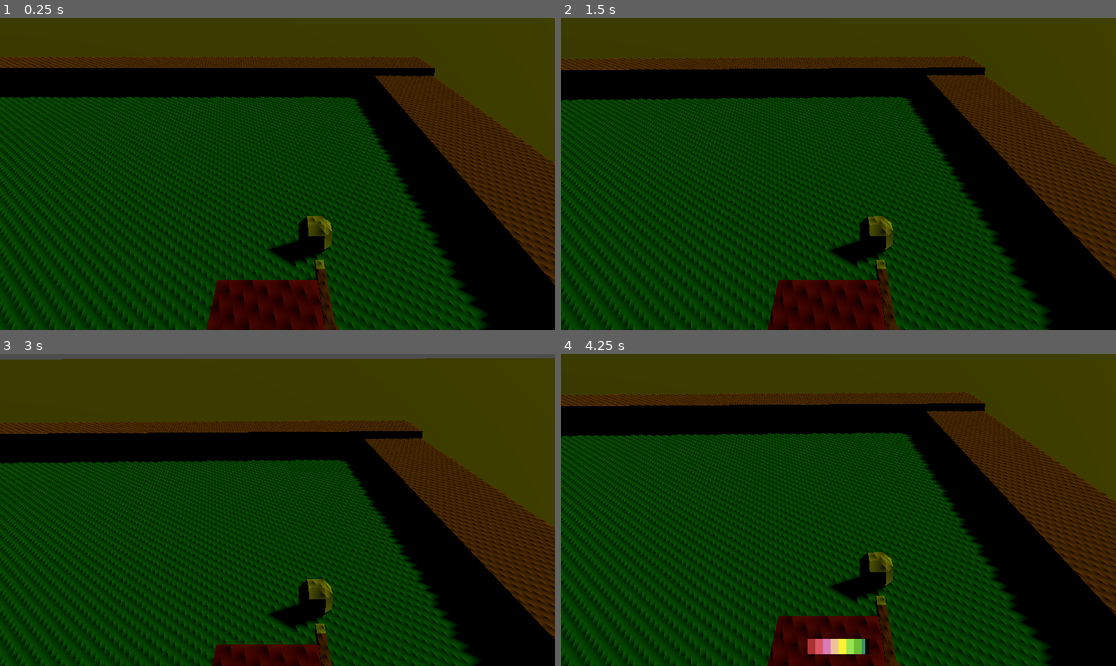
Above: before the commit, frames 1-4 (two rows, left to right).
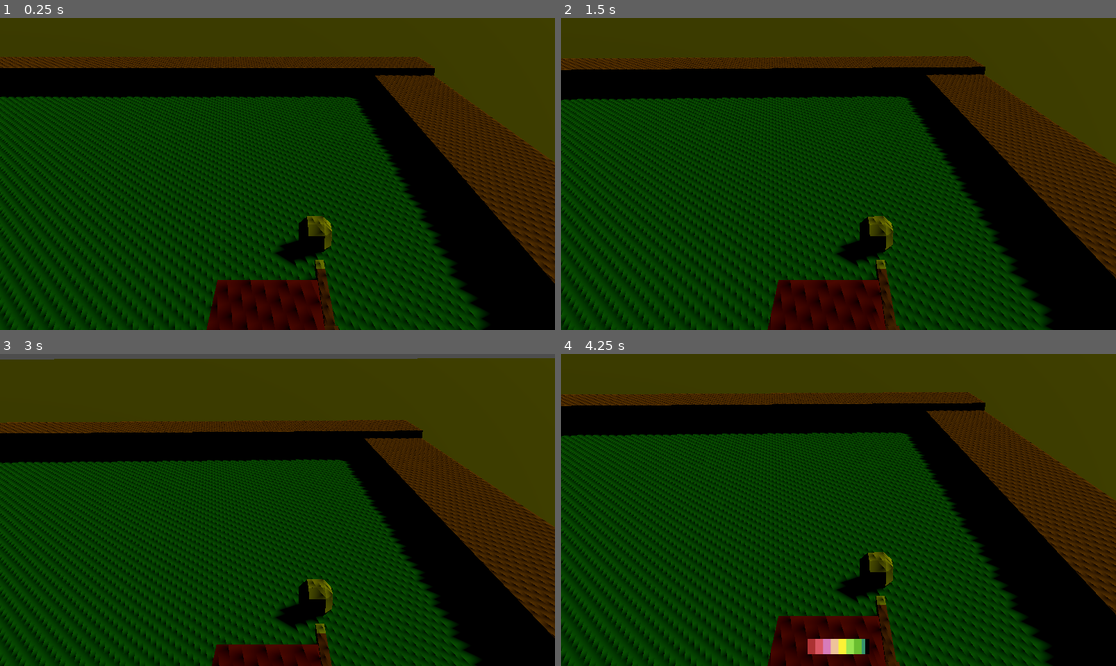
Above: after the commit, the same moments.

Repository: mathew-tran/billiards3d
Game: Godot game, scene res://Scenes/Main.tscn
Same seed, same stepped clock (60 frames per second), same inputs: the game is played once before the commit and once after it.
Inputs (mouse positions are in pixels of both pictures, inside the frame that each line leads up to):
- Up to frame 1 (0.25 s): no input
- Up to frame 2 (1.5 s): tap Enter at 0.5 s; move the mouse to (960, 158) at 0.52 s; click (960, 158) at 0.6 s; move the mouse to (727, 189) at 1.27 s; right-click (727, 189) at 1.35 s
- Up to frame 3 (3 s): tap Space at 2 s; move the mouse to (333, 441) at 2.02 s; tap Mouse wheel down (scroll_down) at 2.1 s; tap Enter at 2.75 s; move the mouse to (249, 572) at 2.77 s; tap Mouse wheel up (scroll_up) at 2.85 s
- Up to frame 4 (4.25 s): tap Space at 3.5 s; move the mouse to (1005, 556) at 3.52 s; click (1005, 556) at 3.6 s

The runs differ from the first frame. In frame 1, 3.8% of the frame differs, in the area x 0-100%, y 12-100%; in frame 2, 4.0%; in frame 3, 3.6%; in frame 4, 3.9%.

Commit message:
stopping this prototype for a bit. the physics in godot 3d is maybe worse than 2d.. I am getting issues where sometimes the ball is spinning like crazy, infinitely, or the ball slowly moves and never loses energy. or sometimes ball will fly with unexpected energy.

Diff:
--- a/Prefabs/Ball.tscn
+++ b/Prefabs/Ball.tscn
@@ -7,14 +7,14 @@
 bounce = 0.8
 
 [sub_resource type="SphereShape3D" id="SphereShape3D_kln2b"]
-radius = 0.0783063
+radius = 0.068477
 
 [node name="Ball" type="RigidBody3D" groups=["MainBall"]]
 axis_lock_angular_y = true
 physics_material_override = SubResource("PhysicsMaterial_hdy6r")
 continuous_cd = true
 max_contacts_reported = 5
-linear_damp = 1.0
+linear_damp = 2.0
 angular_damp_mode = 1
 script = ExtResource("1_hdy6r")
 
--- a/Prefabs/NonMainBall.tscn
+++ b/Prefabs/NonMainBall.tscn
@@ -4,16 +4,18 @@
 [ext_resource type="PackedScene" uid="uid://dqj27xr42kfqt" path="res://Art/BilliardBall2/ball2.gltf" id="2_fe54u"]
 
 [sub_resource type="PhysicsMaterial" id="PhysicsMaterial_fe54u"]
+bounce = 0.4
 
 [sub_resource type="SphereShape3D" id="SphereShape3D_kln2b"]
-radius = 0.0783063
+radius = 0.068
 
 [node name="Ball" type="RigidBody3D"]
 axis_lock_angular_y = true
+mass = 0.6
 physics_material_override = SubResource("PhysicsMaterial_fe54u")
 continuous_cd = true
 max_contacts_reported = 5
-linear_damp = 1.0
+linear_damp = 2.0
 angular_damp_mode = 1
 script = ExtResource("1_fe54u")
 
--- a/Scripts/Player.gd
+++ b/Scripts/Player.gd
@@ -118,7 +118,7 @@
 	var direction = -transform.basis.z
 	direction.y = 0
 	direction = direction.normalized()
-	var value = lerp(3, 25, CurrentStrength/MaxStrength)
+	var value = lerp(3, 20, CurrentStrength/MaxStrength)
 	return direction * value
 
 func OnStateUpdate(state : Ball.MOVE_STATE):
--- a/project.godot
+++ b/project.godot
@@ -44,4 +44,9 @@
 
 [physics]
 
+3d/run_on_separate_thread=true
+common/physics_ticks_per_second=80
+common/max_physics_steps_per_frame=15
 3d/physics_engine="Jolt Physics"
+3d/solver/solver_iterations=20
+common/physics_interpolation=true
